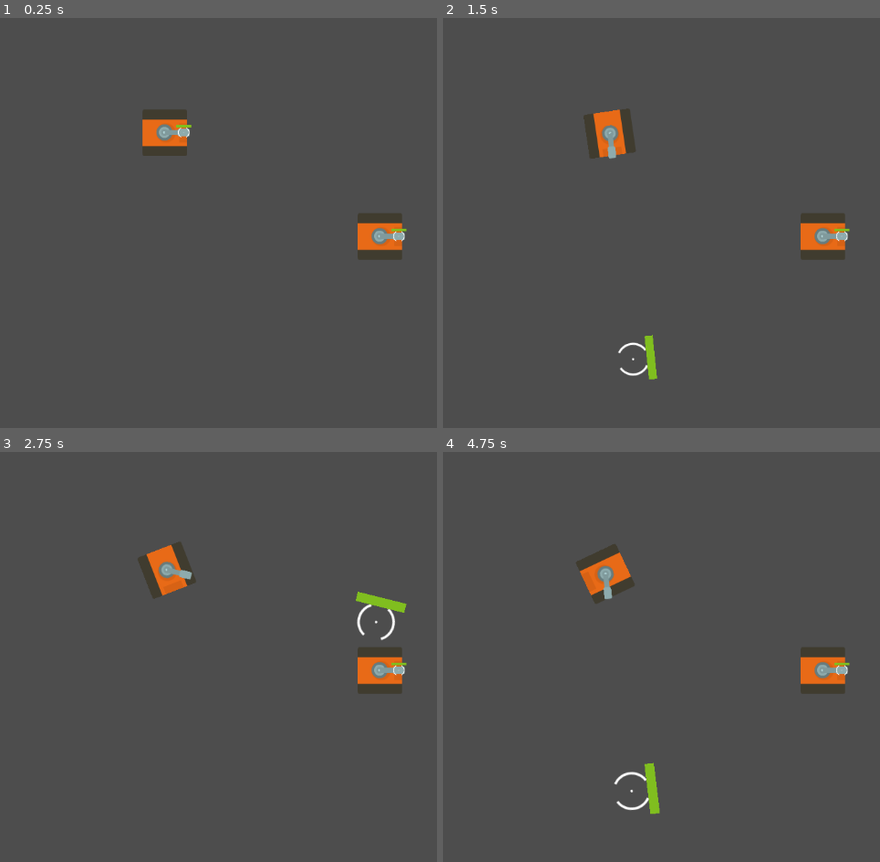
Above: before the commit, frames 1-4 (two rows, left to right).
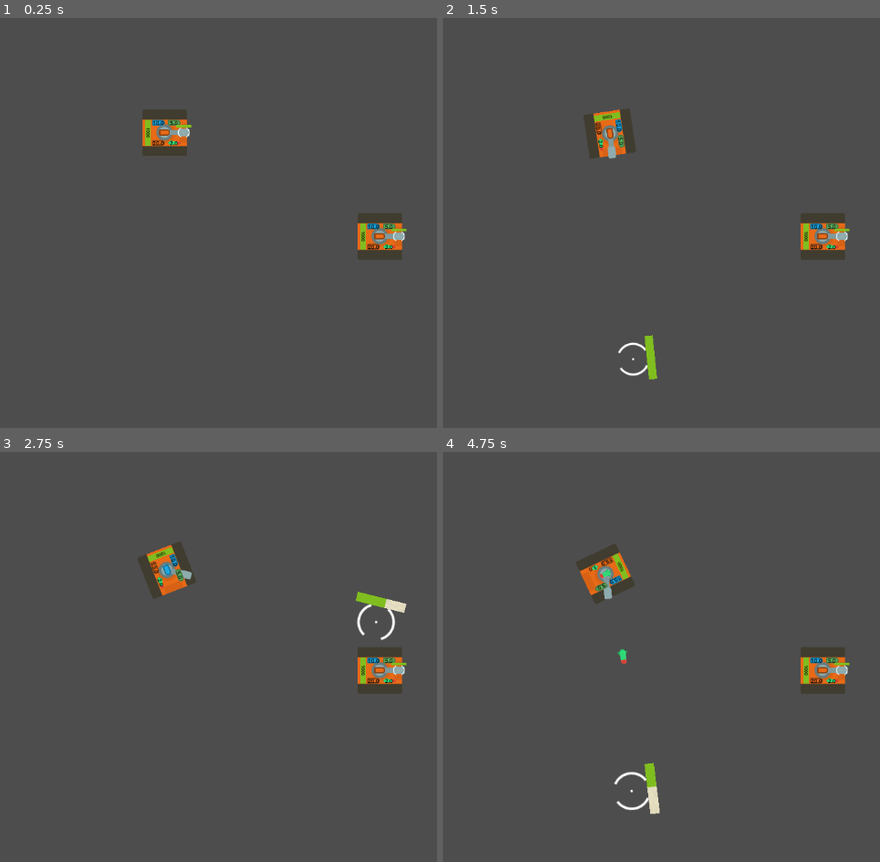
Above: after the commit, the same moments.

Repository: KakCmambnporpawwucmow/tanks_kidz
Game: Godot game, scene res://layers/test.tscn
The game is run twice, just before and just after one commit, with the same random seed, the same clock (stepped at 60 frames per second) and the same inputs.
Inputs (mouse positions are in pixels of both pictures, inside the frame that each line leads up to):
- Up to frame 1 (0.25 s): no input
- Up to frame 2 (1.5 s): tap Enter at 0.5 s; move the mouse to (outside the picture) at 0.52 s; press the mouse at (outside the picture) at 0.53 s; hold D (rotate_right) from 0.53 s (still down); tap W (move_forward) at 0.77 s; move the mouse to (635, 243) at 1.27 s; release the mouse at (635, 243) at 1.28 s; tap E (ammo_ap) at 1.35 s
- Up to frame 3 (2.75 s): tap W (move_forward) at 1.52 s; click (192, 677) at 1.55 s; move the mouse to (410, 566) at 2.02 s; release D (rotate_right) at 2.03 s; hold A (rotate_left) from 2.03 s (still down); hold R (ammo_he) from 2.03 s (still down); click (410, 566) at 2.3 s
- Up to frame 4 (4.75 s): move the mouse to (744, 739) at 2.77 s; release A (rotate_left) at 2.78 s; release R (ammo_he) at 2.78 s; hold D (rotate_right) 2.78-4.28 s; tap F (ammo_heat) at 2.85 s; tap W (move_forward) at 3.02, 3.77, 4.52 s; click (744, 739) at 3.05 s; move the mouse to (outside the picture) at 3.52 s; hold C (ammo_missile) 3.53-4.28 s; click (outside the picture) at 3.8 s; move the mouse to (560, 595) at 4.27 s; hold A (rotate_left) from 4.28 s (still down); click (560, 595) at 4.35 s

The runs differ from the first frame. In frame 1, 0.5% of the frame differs, in the area x 33-91%, y 24-57%; in frame 2, 0.6%; in frame 3, 0.7%; in frame 4, 0.8%, in the area x 33-91%, y 24-89%.
Error before the commit: Invalid call. Nonexistent function 'get_remaining_ammo' in base 'Node (WeaponSystem)'. (res://entities/tanks/base/tank.gd:78)

Commit message:
ADD
Для танка добавлен индикатор здоровья.

Diff:
--- a/entities/tanks/base/tank.gd
+++ b/entities/tanks/base/tank.gd
@@ -31,6 +31,9 @@
 	health_component.death.connect(_on_death)
 
 	$engine.playing = true
+	$HP_progress.max_value = health_component.max_health
+	$HP_progress.value = health_component.max_health
+	$ammo_stat.set_ammo_type(current_ammo_type)
 
 func proc_command(command:Command):
 	command.execute(self)
@@ -68,6 +71,8 @@
 	var success = weapon_system.fire_projectile(current_ammo_type, turret.get_fire_position(), turret.get_fire_direction())
 	if success:
 		turret.fire_effect()
+		turret.CD_indicator(weapon_system.reload_time_ms)
+		$ammo_stat.update()
 		print("Fired ", get_ammo_type_name(), " round")
 	else:
 		print("Cannot fire - reloading or out of ammo")
@@ -75,7 +80,8 @@
 	return true
 
 func switch_ammo_type(new_type: WeaponSystem.ProjectileType):
-	if weapon_system.get_remaining_ammo(new_type) > 0:
+	if weapon_system.get_proj_count(new_type) > 0:
+		$ammo_stat.set_ammo_type(new_type)
 		current_ammo_type = new_type
 		print("Switched to: ", get_ammo_type_name())
 	else:
@@ -99,7 +105,11 @@
 
 # Методы для обработки здоровья
 func _on_health_changed(new_health: float):
-	print("Tank {0} health: {1} / {2}".format([name, new_health, health_component.max_health]))
+	#print("Tank {0} health: {1} / {2}".format([name, new_health, health_component.max_health]))
+	$HP_progress/count.text = "{0}/{1}".format([int(new_health), int(health_component.max_health)])
+	var tween = create_tween()
+	tween.tween_property($HP_progress, "value", new_health, 1.0)
+	tween.set_ease(Tween.EASE_IN_OUT)
 
 func _on_damage_taken(amount: float, source: Node):
 	print("Tank {0} took {1}, damage from {2}".format([name, amount, source.name if source else "unknown"]))
--- a/entities/tanks/base/tank.tscn
+++ b/entities/tanks/base/tank.tscn
@@ -12,6 +12,9 @@
 [ext_resource type="PackedScene" uid="uid://dlq2qdqk1qn31" path="res://entities/projectiles/he_round.tscn" id="9_ie120"]
 [ext_resource type="PackedScene" uid="uid://c55aqv4idi2wo" path="res://entities/projectiles/missile.tscn" id="10_di8a4"]
 [ext_resource type="AudioStream" uid="uid://dl2kom5a1lqtm" path="res://assets/sounds/tractor-digs-a-hole.ogg" id="12_pu3tq"]
+[ext_resource type="Texture2D" uid="uid://bfw4o1mytjyfv" path="res://assets/graphics/obstacles/sand.png" id="13_di8a4"]
+[ext_resource type="Texture2D" uid="uid://cg05i6uspyrj7" path="res://assets/graphics/obstacles/grass.png" id="14_hjgt5"]
+[ext_resource type="PackedScene" uid="uid://52vbpdjmqg0y" path="res://entities/tanks/base/ammo_stat.tscn" id="15_hjgt5"]
 
 [sub_resource type="RectangleShape2D" id="RectangleShape2D_ch0vs"]
 size = Vector2(8, 40)
@@ -24,6 +27,10 @@
 
 [sub_resource type="RectangleShape2D" id="RectangleShape2D_1jco5"]
 size = Vector2(60, 5)
+
+[sub_resource type="LabelSettings" id="LabelSettings_0pyek"]
+font_size = 7
+font_color = Color(0.023529412, 0.015686275, 0.023529412, 1)
 
 [node name="Tank" type="Node2D" node_paths=PackedStringArray("turret", "move_component", "health_component", "weapon_system", "front_armor", "rear_armor", "side_armor")]
 script = ExtResource("1_6u466")
@@ -44,6 +51,7 @@
 [node name="AreaMoveComponent" parent="." instance=ExtResource("4_jmxtk")]
 rotation_speed = 1.5
 move_speed = 200.0
+reverse_speed = 100.0
 
 [node name="HealthComponent" parent="." instance=ExtResource("5_raro8")]
 max_health = 1000.0
@@ -88,3 +96,34 @@
 stream = ExtResource("12_pu3tq")
 volume_db = -22.209
 parameters/looping = true
+
+[node name="HP_progress" type="TextureProgressBar" parent="."]
+anchors_preset = -1
+anchor_left = 0.51600003
+anchor_top = 0.5
+anchor_right = 0.51600003
+anchor_bottom = 0.5
+offset_left = -21.658356
+offset_top = -20.195755
+offset_right = 19.821297
+offset_bottom = -10.854111
+rotation = 1.5707964
+max_value = 0.0
+nine_patch_stretch = true
+texture_under = ExtResource("13_di8a4")
+texture_progress = ExtResource("14_hjgt5")
+
+[node name="count" type="Label" parent="HP_progress"]
+layout_mode = 1
+anchors_preset = -1
+anchor_right = 0.9990001
+offset_top = -1.0
+offset_right = 0.0008239746
+offset_bottom = 10.0
+text = "1000"
+label_settings = SubResource("LabelSettings_0pyek")
+horizontal_alignment = 1
+vertical_alignment = 1
+
+[node name="ammo_stat" parent="." node_paths=PackedStringArray("weapon_system") instance=ExtResource("15_hjgt5")]
+weapon_system = NodePath("../WeaponSystem")
--- a/layers/test.tscn
+++ b/layers/test.tscn
@@ -7,6 +7,8 @@
 [node name="TestTank" type="Node2D"]
 
 [node name="trace" parent="." node_paths=PackedStringArray("tank") instance=ExtResource("2_xdo3h")]
+max_points = 15
+point_spacing = 20.0
 tank = NodePath("../Tank")
 
 [node name="Tank" parent="." instance=ExtResource("1_oifa8")]
Not shown: 1 places in entities/tanks/base/tank.tscn that only renumber resources
